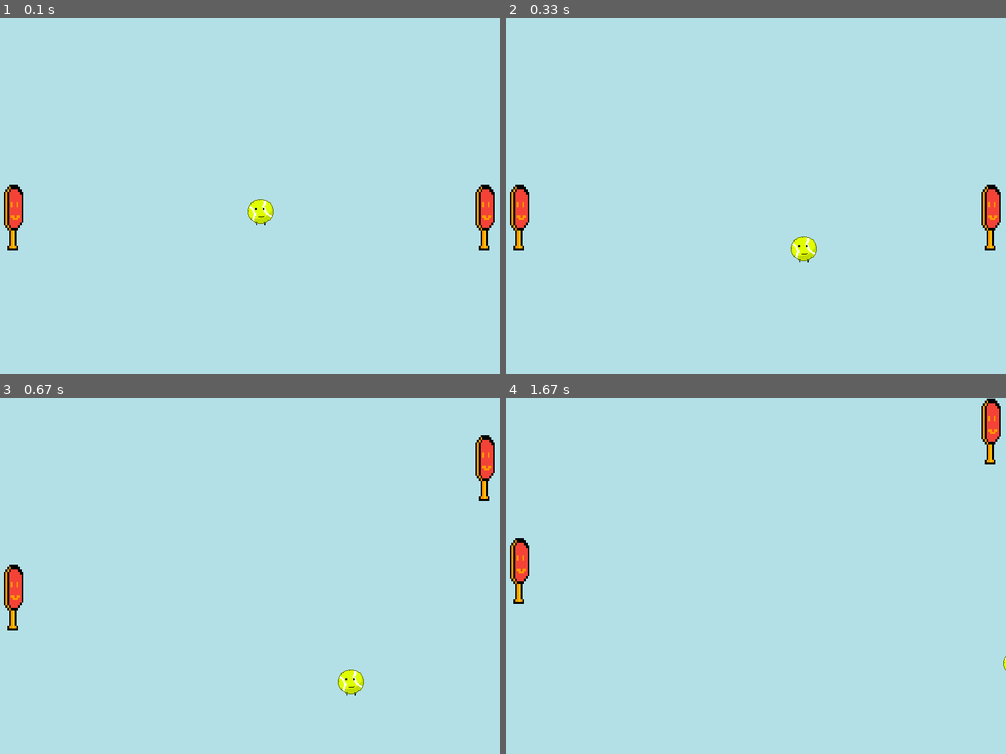
Above: before the commit, frames 1-4 (two rows, left to right).
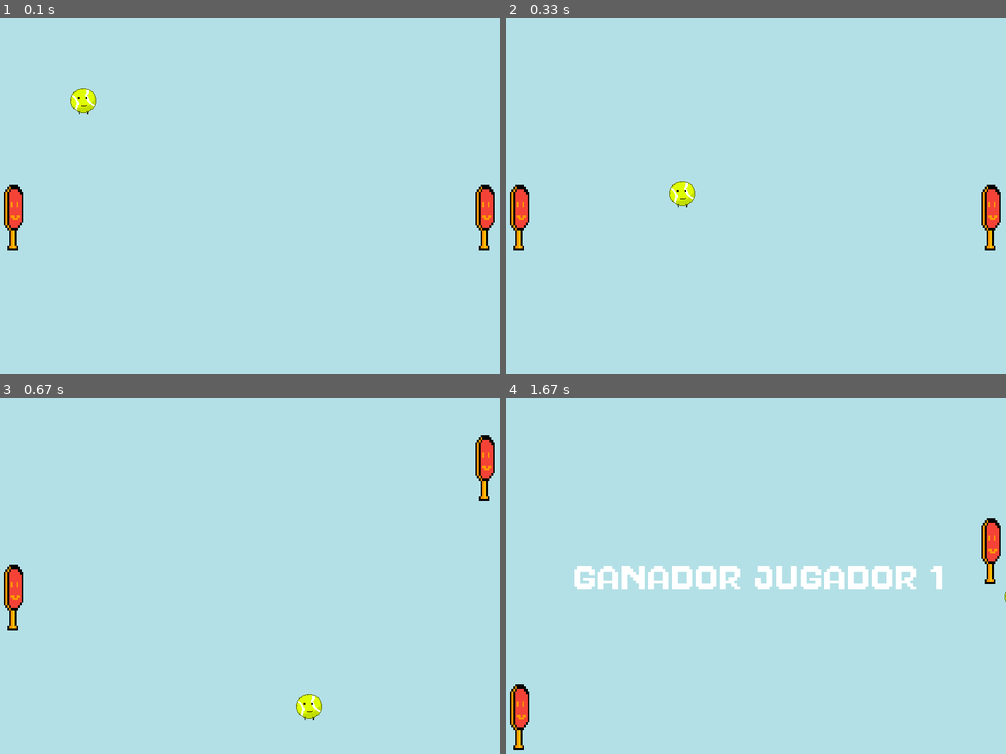
Above: after the commit, the same moments.

Repository: Amable-Loca/Ping_Pong.pygame
Game: pygame game, started from ping_pong.py
Two runs of this game, one before a commit and one after it. Both use one fixed random seed, a clock stepped at 60 frames per second and the inputs below.
Inputs:
- Up to frame 1 (0.1 s): no input
- Up to frame 2 (0.33 s): no input
- Up to frame 3 (0.67 s): hold Up from 0.33 s (still down)
- Up to frame 4 (1.67 s): release Up at 0.8 s; hold Down 0.83-1.13 s; hold S 0.83-1.13 s; hold Up 1.17-1.53 s; hold W 1.17-1.53 s

The runs differ from the first frame. In frame 1, 0.6% of the frame differs, in the area x 14-55%, y 19-59%; in frame 2, 0.6%; in frame 3, 0.6%; in frame 4, 4.9%, in the area x 0-100%, y 0-99%.

Commit message:
Update ping_pong.py
Agregada condici9on de victoria P1

Diff:
--- a/ping_pong.py
+++ b/ping_pong.py
@@ -1,14 +1,19 @@
 from pygame import *
 init()
+font.init()
 
 ANCHO, ALTO = 753, 553
 COLOR_FONDO = (179, 224, 230)
+BLANCO = (255, 255, 255)
 FPS = 120
 PLAYER_IMG = 'racket.png'
-PELOTA ='pelota.png'
+PELOTA = 'pelota.png'
+FUENTE = 'Pixelcraft.ttf'
 
 screen = display.set_mode((ANCHO, ALTO))
 display.set_caption('PING_PONG')
+
+font_1 = font.Font(FUENTE, 50)
 
 class GameSprite(sprite.Sprite):
     def __init__(self,img ,cor_x, cor_y, width, height , speed=0):
@@ -44,10 +49,12 @@
 
 
 player_1 = Player(PLAYER_IMG, 5, 250, 30, 100, 5)
-player_2 = Player(PLAYER_IMG, 715,250,30,100,5  )
-pelota = GameSprite(PELOTA,350,250, 40 ,40 , 10)
+player_2 = Player(PLAYER_IMG, 715, 250, 30, 100, 5)
+pelota = GameSprite(PELOTA, 50, 50, 40, 40, 1)
 
-speed_x, speed_y = 2,2
+speed_x, speed_y = 5, 5
+
+
 clok = time.Clock()
 finish = False
 run = True
@@ -55,8 +62,6 @@
     for e in event.get():
         if e.type == QUIT:
             run = False
-
-
 
     if not finish:
         screen.fill(COLOR_FONDO)
@@ -66,19 +71,23 @@
         player_2.update_2()
         pelota.reset()
 
-        pelota.rect.x +=  speed_x
-        pelota.rect.y +=  speed_y
+        pelota.rect.x += speed_x
+        pelota.rect.y += speed_y
 
-    if  pelota.rect.y>=ALTO - pelota.height:
-        speed_y *= -1
-    if  pelota.rect.y <= 0:
-        speed_y *= -1
-    if sprite.collide_rect (pelota,player_1):
-        speed_x *=-1
-    if sprite.collide_rect(pelota,player_2):
-        speed_x *=-1
+        if pelota.rect.y >= ALTO - pelota.height:
+            speed_y *= -1
+        if pelota.rect.y <= 0:
+            speed_y *= -1
+        if sprite.collide_rect(pelota, player_1):
+            speed_x *= -1
+        if sprite.collide_rect(pelota, player_2):
+            speed_x *= -1
 
 
+        if pelota.rect.x > ANCHO:
+            win_p1 = font_1.render('GANADOR JUGADOR 1', 1, BLANCO)
+            screen.blit(win_p1, (100, 250))
+            finish = True
 
     display.update()
     clok.tick(FPS)
